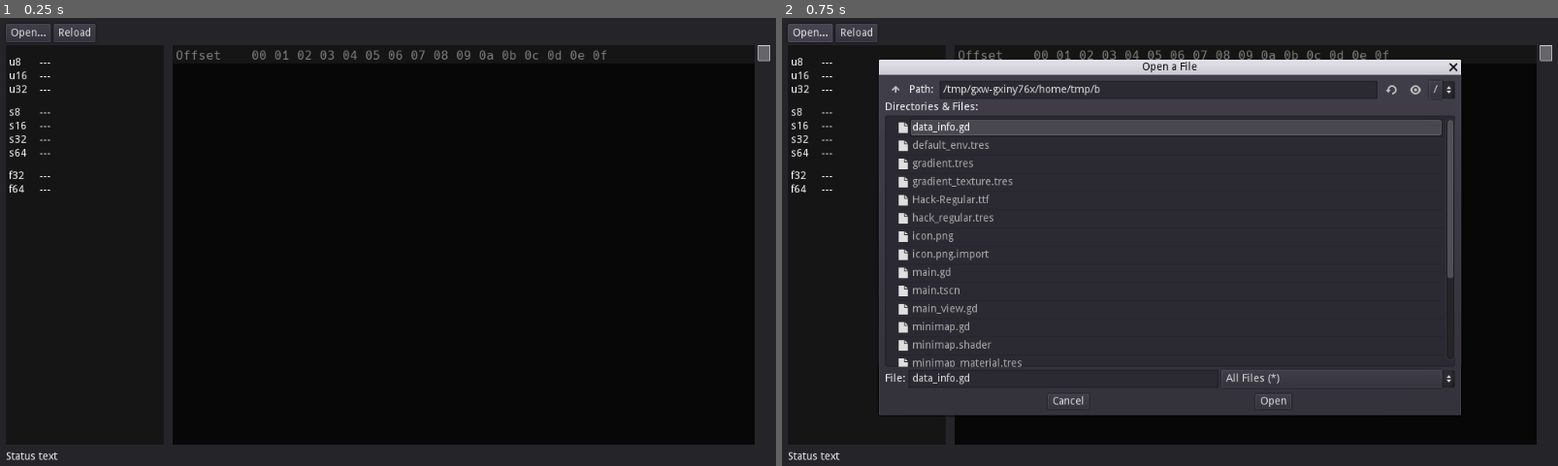
Above: before the commit, frames 1-2 (left to right).
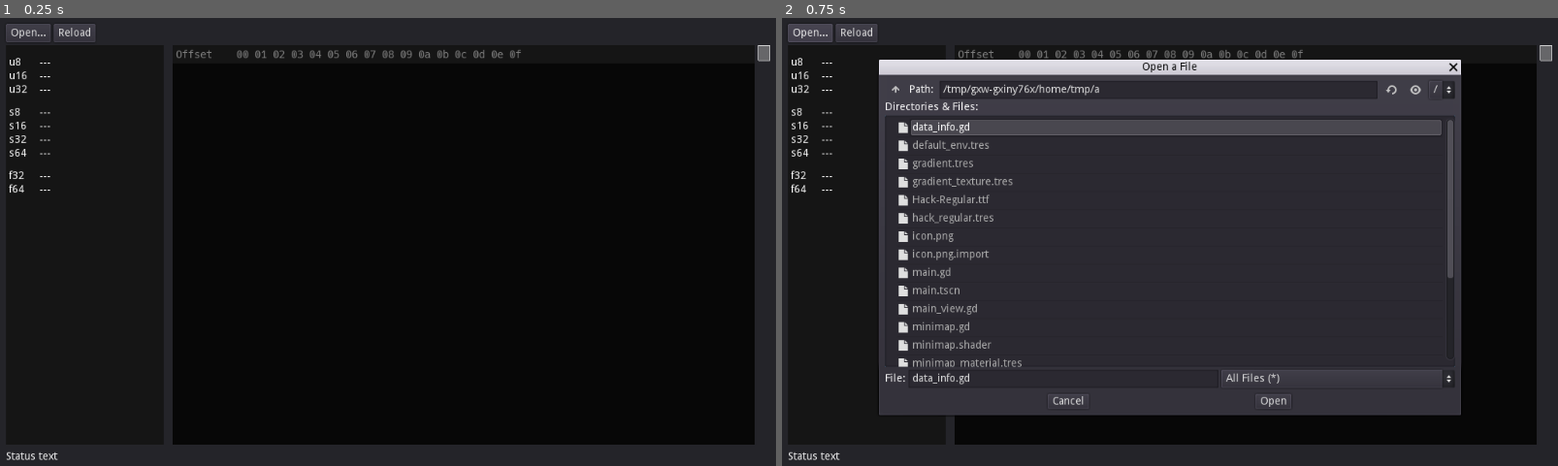
Above: after the commit, the same moments.

Repository: Zylann/hex_viewer
Game: Godot game, scene res://main.tscn
Same seed, same stepped clock (60 frames per second), same inputs: the game is played once before the commit and once after it.
Inputs:
- Up to frame 1 (0.25 s): no input
- Up to frame 2 (0.75 s): click "Open..." at 0.5 s

The runs differ from the first frame. In frame 1, 0.5% of the frame differs, in the area x 22-79%, y 7-10%; in frame 2, 0.5%, in the area x 22-79%, y 7-17%.

Commit message:
Reduce font size

Diff:
--- a/hack_regular.tres
+++ b/hack_regular.tres
@@ -3,4 +3,5 @@
 [ext_resource path="res://Hack-Regular.ttf" type="DynamicFontData" id=1]
 
 [resource]
+size = 14
 font_data = ExtResource( 1 )
